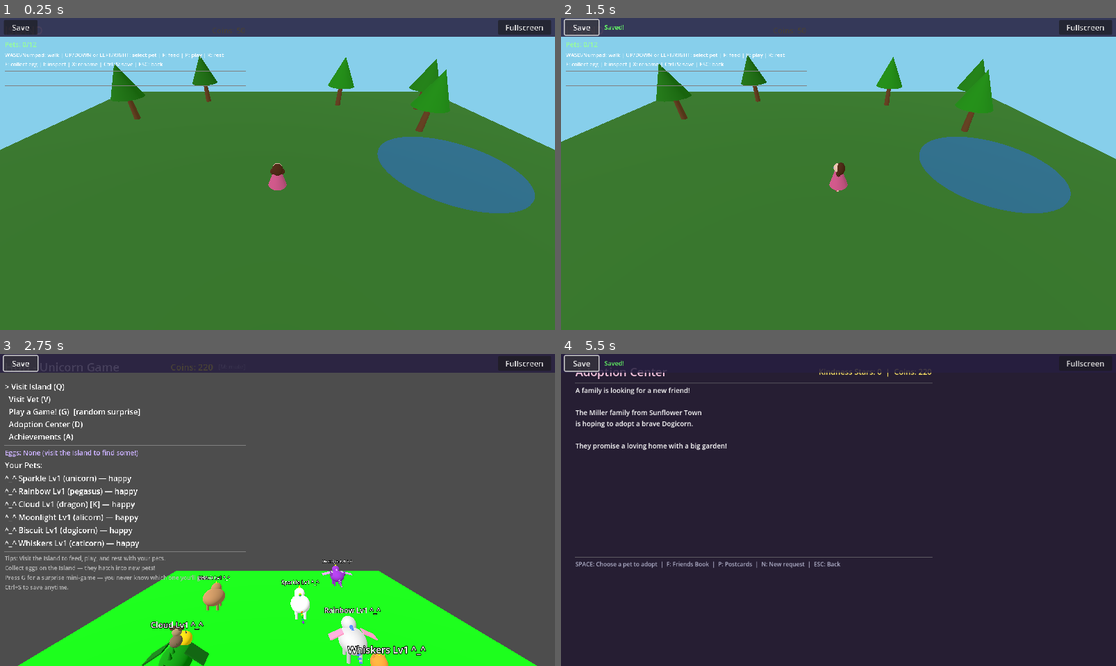
Above: before the commit, frames 1-4 (two rows, left to right).
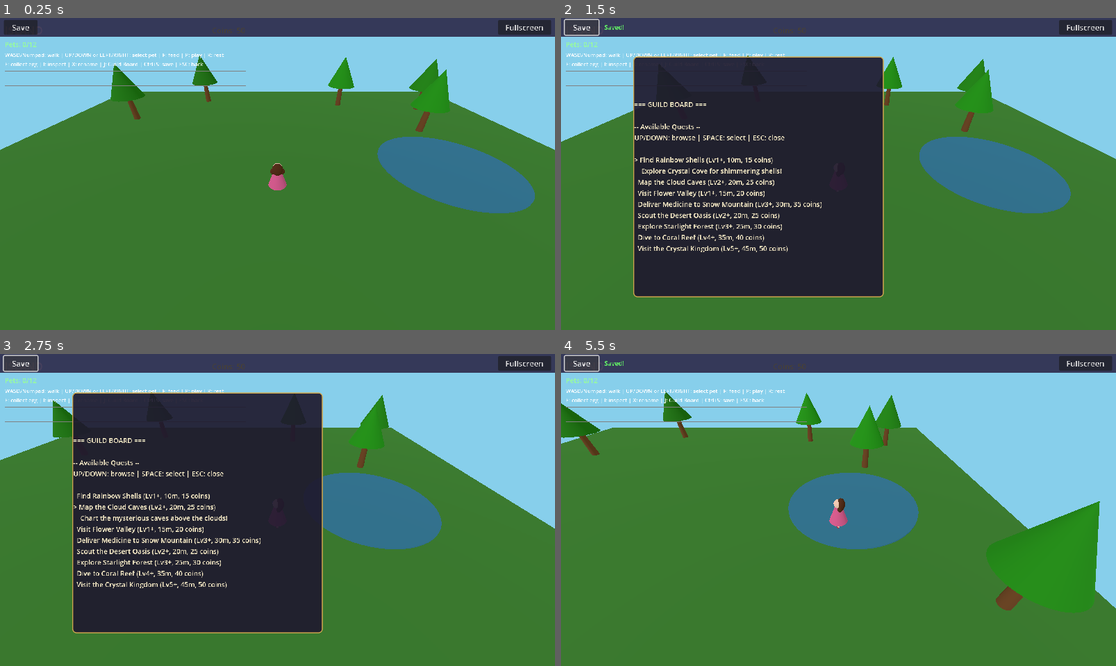
Above: after the commit, the same moments.

Repository: cooneycw/unicorn-game
Game: Godot game, scene res://scenes/Island.tscn
The game is run twice, just before and just after one commit, with the same random seed, the same clock (stepped at 60 frames per second) and the same inputs. This scene is started directly instead of the project's main scene.
Inputs:
- Up to frame 1 (0.25 s): no input
- Up to frame 2 (1.5 s): click "Save" at 0.5 s; hold D from 1.28 s (still down); tap J at 1.35 s
- Up to frame 3 (2.75 s): tap Backspace at 1.55, 2.1 s; release D at 2.03 s; hold Down from 2.03 s (still down); tap B at 2.3 s
- Up to frame 4 (5.5 s): release Down at 2.75 s; click "Save" at 2.75 s; hold D 3.53-4.25 s; tap B at 3.6 s; tap E at 3.8, 5.1 s; click "Save" at 4.25 s; hold Up from 5.03 s (still down); tap J at 5.3 s

The runs differ from the first frame. In frame 1, 0.1% of the frame differs, in the area x 18-37%, y 14-16%; in frame 2, 35%; in frame 3, 94%; in frame 4, 99%, in the area x 0-100%, y 0-100%.

Commit message:
feat(journeys): add Adventure Journeys system with Guild Board UI (Closes #27)
Pets can now be sent on timed quests (10-45 min real time) via the Guild Board
on the Island. 8 themed quests with level requirements, mid-journey postcards,
and coin/XP rewards on return. Journey state persists across save/load.

- GameManager: quest catalog, journey lifecycle, postcard system, rewards
- Island: 3D Guild Board signpost, overlay panel UI (J key), quest/pet selection
- Main: journey return notifications on Hub load
- SaveManager: persist active_journeys array
- AchievementManager: "First Explorer" achievement for first journey sent
- CLAUDE.md: updated docs with journey controls and conventions

Co-Authored-By: Claude Opus 4.6 <noreply@anthropic.com>

Diff:
--- a/scripts/AchievementManager.gd
+++ b/scripts/AchievementManager.gd
@@ -23,6 +23,7 @@
 	"word_master": {"name": "Word Master", "desc": "Get 10 correct on Hard spelling", "reward": 50},
 	"kind_heart": {"name": "Kind Heart", "desc": "Adopt your first pet to a loving family", "reward": 25},
 	"adoption_hero": {"name": "Adoption Hero", "desc": "Find homes for 5 pets", "reward": 75},
+	"first_explorer": {"name": "First Explorer", "desc": "Send a pet on an adventure journey", "reward": 25},
 }
 
 var _unlocked: Array = []
@@ -150,6 +151,9 @@
 	if total_adopted >= 5:
 		_try_unlock("adoption_hero")
 
+func check_journey_sent():
+	_try_unlock("first_explorer")
+
 func _try_unlock(achievement_id: String):
 	if achievement_id in _unlocked:
 		return
--- a/scripts/GameManager.gd
+++ b/scripts/GameManager.gd
@@ -8,11 +8,22 @@
 signal welcome_back(message: String)
 signal pet_leveled_up(pet_id: int, new_level: int)
 signal pet_added(pet_id: int)
+signal pet_returned_from_journey(pet_id: int, quest_name: String, rewards: Dictionary)
+signal postcard_received(pet_name: String, message: String)
 
 var pets = {}
 var coins: int = 50
 var total_coins_earned: int = 0
 var current_location = "hub"
+
+# Adventure journeys — pets currently on quests
+# Each entry: { "pet_id": int, "quest_id": String, "quest_name": String,
+#   "depart_time": float, "return_time": float, "postcards_sent": int,
+#   "next_postcard_time": float }
+var active_journeys: Array = []
+
+# Pending return notifications — checked on Hub load
+var journey_returns: Array = []  # Array of { "pet_id", "quest_name", "rewards" }
 
 var _next_pet_id: int = 1
 var _decay_timer: float = 0.0
@@ -91,6 +102,8 @@
 func _ready():
 	_load_saved_data()
 
+var _journey_check_timer: float = 0.0
+
 func _process(delta: float):
 	total_play_time += delta
 
@@ -101,6 +114,12 @@
 
 	# Tick egg hatch timers
 	_tick_eggs(delta)
+
+	# Check journey returns every 10 seconds (uses Unix time, no need for frequent checks)
+	_journey_check_timer += delta
+	if _journey_check_timer >= 10.0:
+		_journey_check_timer = 0.0
+		_tick_journeys()
 
 func _load_saved_data():
 	var save_manager = get_tree().root.get_node_or_null("SaveManager")
@@ -192,6 +211,22 @@
 			"read": bool(pc.get("read", false)),
 		})
 
+	# Restore active journeys
+	var saved_journeys = data.get("active_journeys", [])
+	active_journeys = []
+	for j in saved_journeys:
+		active_journeys.append({
+			"pet_id": int(j.get("pet_id", 0)),
+			"quest_id": str(j.get("quest_id", "")),
+			"quest_name": str(j.get("quest_name", "")),
+			"theme": str(j.get("theme", "beach")),
+			"coin_reward": int(j.get("coin_reward", 20)),
+			"depart_time": float(j.get("depart_time", 0)),
+			"return_time": float(j.get("return_time", 0)),
+			"postcards_sent": int(j.get("postcards_sent", 0)),
+			"next_postcard_time": float(j.get("next_postcard_time", 0)),
+		})
+
 	# Restore achievements
 	var achievement_mgr = get_tree().root.get_node_or_null("AchievementManager")
 	if achievement_mgr:
@@ -559,3 +594,210 @@
 		if not postcards[index]["read"]:
 			postcards[index]["read"] = true
 			modify_coins(postcards[index]["coins"])
+
+# --- Adventure Journeys ---
+
+# Quest catalog — id, name, description, duration_minutes, min_level, theme
+const QUEST_CATALOG: Array = [
+	{"id": "rainbow_shells", "name": "Find Rainbow Shells", "desc": "Explore Crystal Cove for shimmering shells!", "duration": 10, "min_level": 1, "theme": "beach", "coin_reward": 15},
+	{"id": "cloud_caves", "name": "Map the Cloud Caves", "desc": "Chart the mysterious caves above the clouds!", "duration": 20, "min_level": 2, "theme": "sky", "coin_reward": 25},
+	{"id": "flower_valley", "name": "Visit Flower Valley", "desc": "A beautiful valley full of magical blooms!", "duration": 15, "min_level": 1, "theme": "garden", "coin_reward": 20},
+	{"id": "snow_mountain", "name": "Deliver Medicine to Snow Mountain", "desc": "Help the animals on the snowy peaks!", "duration": 30, "min_level": 3, "theme": "mountain", "coin_reward": 35},
+	{"id": "desert_oasis", "name": "Scout the Desert Oasis", "desc": "Find the hidden oasis in the golden sands!", "duration": 20, "min_level": 2, "theme": "desert", "coin_reward": 25},
+	{"id": "starlight_forest", "name": "Explore Starlight Forest", "desc": "A forest that glows at night with magical starlight!", "duration": 25, "min_level": 3, "theme": "forest", "coin_reward": 30},
+	{"id": "coral_reef", "name": "Dive to Coral Reef", "desc": "Discover the colorful underwater world!", "duration": 35, "min_level": 4, "theme": "ocean", "coin_reward": 40},
+	{"id": "crystal_kingdom", "name": "Visit the Crystal Kingdom", "desc": "A kingdom made entirely of sparkling crystals!", "duration": 45, "min_level": 5, "theme": "crystal", "coin_reward": 50},
+]
+
+# Postcard templates per theme
+const POSTCARD_TEMPLATES: Dictionary = {
+	"beach": [
+		"%s found a beautiful seashell!",
+		"%s is splashing in the waves!",
+		"%s built a sandcastle!",
+	],
+	"sky": [
+		"%s is flying above the clouds!",
+		"%s found a hidden cave entrance!",
+		"%s made friends with a cloud sprite!",
+	],
+	"garden": [
+		"%s is rolling in the flowers!",
+		"%s found a rare golden bloom!",
+		"%s is chasing butterflies!",
+	],
+	"mountain": [
+		"%s reached the snowy peak!",
+		"%s helped a lost mountain goat!",
+		"%s is sledding down a hill!",
+	],
+	"desert": [
+		"%s found the hidden oasis!",
+		"%s rode a sand dune!",
+		"%s spotted a mirage!",
+	],
+	"forest": [
+		"%s is watching the fireflies!",
+		"%s found a glowing mushroom!",
+		"%s heard a magical owl singing!",
+	],
+	"ocean": [
+		"%s is swimming with colorful fish!",
+		"%s found a treasure chest!",
+		"%s met a friendly sea turtle!",
+	],
+	"crystal": [
+		"%s is amazed by the crystal towers!",
+		"%s found a magic crystal shard!",
+		"%s met the Crystal Guardian!",
+	],
+}
+
+func get_available_quests() -> Array:
+	var available = []
+	for quest in QUEST_CATALOG:
+		# Check if any pet is already on this quest
+		var in_progress = false
+		for journey in active_journeys:
+			if journey["quest_id"] == quest["id"]:
+				in_progress = true
+				break
+		if not in_progress:
+			available.append(quest)
+	return available
+
+func get_eligible_pets_for_quest(quest: Dictionary) -> Array:
+	var eligible = []
+	for pet_id in pets.keys():
+		var pet = pets[pet_id]
+		if pet.get("status", 0) != 0:  # not ACTIVE
+			continue
+		if pet["level"] < quest["min_level"]:
+			continue
+		eligible.append(pet_id)
+	return eligible
+
+func send_pet_on_journey(pet_id: int, quest: Dictionary) -> bool:
+	if pet_id not in pets:
+		return false
+	var pet = pets[pet_id]
+	if pet.get("status", 0) != 0:
+		return false
+	if pet["level"] < quest["min_level"]:
+		return false
+
+	var pop_manager = get_tree().root.get_node_or_null("PetPopulationManager")
+	if pop_manager:
+		pop_manager.transition_pet(pet_id, 1)  # ON_JOURNEY
+
+	var now = Time.get_unix_time_from_system()
+	var duration_seconds = quest["duration"] * 60.0
+	var postcard_interval = duration_seconds / 3.0  # send ~2 postcards during journey
+
+	active_journeys.append({
+		"pet_id": pet_id,
+		"quest_id": quest["id"],
+		"quest_name": quest["name"],
+		"theme": quest["theme"],
+		"coin_reward": quest["coin_reward"],
+		"depart_time": now,
+		"return_time": now + duration_seconds,
+		"postcards_sent": 0,
+		"next_postcard_time": now + postcard_interval,
+	})
+
+	return true
+
+func _tick_journeys():
+	var now = Time.get_unix_time_from_system()
+	var completed_indices: Array = []
+
+	for i in range(active_journeys.size()):
+		var journey = active_journeys[i]
+		var pet_id = journey["pet_id"]
+
+		# Check for postcard
+		if now >= journey["next_postcard_time"] and journey["postcards_sent"] < 2:
+			var pet = pets.get(pet_id, null)
+			if pet:
+				var theme = journey["theme"]
+				var templates = POSTCARD_TEMPLATES.get(theme, ["%s is having an adventure!"])
+				var msg = templates[randi() % templates.size()] % pet["name"]
+				postcard_received.emit(pet["name"], msg)
+				journey["postcards_sent"] += 1
+				var remaining = journey["return_time"] - now
+				journey["next_postcard_time"] = now + remaining / 2.0
+
+		# Check for return
+		if now >= journey["return_time"]:
+			completed_indices.append(i)
+
+	# Process returns (reverse order to preserve indices)
+	completed_indices.reverse()
+	for i in completed_indices:
+		_complete_journey(i)
+
+func _complete_journey(index: int):
+	var journey = active_journeys[index]
+	var pet_id = journey["pet_id"]
+	active_journeys.remove_at(index)
+
+	if pet_id not in pets:
+		return
+
+	var pet = pets[pet_id]
+	var level = pet["level"]
+
+	# Calculate rewards — higher level = better rewards
+	var base_coins = journey.get("coin_reward", 20)
+	var bonus_coins = level * 3
+	var total_coins = base_coins + bonus_coins
+	var xp_reward = 15 + level * 5
+
+	# Transition back to active
+	var pop_manager = get_tree().root.get_node_or_null("PetPopulationManager")
+	if pop_manager:
+		pop_manager.transition_pet(pet_id, 0)  # ACTIVE
+
+	# Apply rewards
+	modify_coins(total_coins)
+	add_xp(pet_id, xp_reward)
+	modify_stat(pet_id, "happiness", 20)
+
+	var rewards = {
+		"coins": total_coins,
+		"xp": xp_reward,
+		"quest_name": journey["quest_name"],
+	}
+
+	journey_returns.append({
+		"pet_id": pet_id,
+		"pet_name": pet["name"],
+		"quest_name": journey["quest_name"],
+		"rewards": rewards,
+	})
+
+	pet_returned_from_journey.emit(pet_id, journey["quest_name"], rewards)
+
+	# Check achievement
+	var achievement_mgr = get_tree().root.get_node_or_null("AchievementManager")
+	if achievement_mgr:
+		achievement_mgr.check_journey_sent()
+
+func get_journey_for_pet(pet_id: int) -> Dictionary:
+	for journey in active_journeys:
+		if journey["pet_id"] == pet_id:
+			return journey
+	return {}
+
+func get_journey_time_remaining(pet_id: int) -> float:
+	var journey = get_journey_for_pet(pet_id)
+	if journey.is_empty():
+		return 0.0
+	var now = Time.get_unix_time_from_system()
+	return maxf(0.0, journey["return_time"] - now)
+
+func pop_journey_returns() -> Array:
+	var returns = journey_returns.duplicate()
+	journey_returns.clear()
+	return returns
--- a/scripts/Island.gd
+++ b/scripts/Island.gd
@@ -26,6 +26,21 @@
 var _rename_buffer: String = ""
 var _rename_label: Label
 
+# Guild Board (Adventure Journeys)
+var _guild_board_open: bool = false
+var _guild_panel: PanelContainer
+var _guild_label: Label
+var _guild_quest_index: int = 0
+var _available_quests: Array = []
+var _guild_state: String = "quest_select"  # "quest_select" or "pet_select"
+var _selected_quest: Dictionary = {}
+var _eligible_pets: Array = []
+var _guild_pet_index: int = 0
+
+# Postcard notification
+var _postcard_label: Label
+var _postcard_timer: float = 0.0
+
 # Egg spawning
 var _egg_spawn_timer: float = 0.0
 var _egg_spawn_interval: float = 0.0  # randomized on ready
@@ -82,11 +97,13 @@
 	_create_clouds_3d()
 	_create_sun_moon()
 	_create_rain_system()
+	_create_guild_board()
 	_spawn_all_pets()
 	_create_ui()
 
 	game_manager.pet_stat_changed.connect(_on_stat_changed)
 	game_manager.coins_changed.connect(_on_coins_changed)
+	game_manager.postcard_received.connect(_on_postcard_received)
 
 	if pet_ids.size() > 0:
 		_highlight_selected()
@@ -302,6 +319,48 @@
 
 	add_child(_rain_particles)
 
+func _create_guild_board():
+	# Physical signpost on the Island — a wooden board near the edge
+	var board_root = Node3D.new()
+	board_root.position = Vector3(-8, -1, 8)
+	board_root.name = "GuildBoard"
+
+	# Post (vertical cylinder)
+	var post = MeshInstance3D.new()
+	var post_mesh = CylinderMesh.new()
+	post_mesh.top_radius = 0.08
+	post_mesh.bottom_radius = 0.1
+	post_mesh.height = 2.0
+	post.mesh = post_mesh
+	post.position.y = 1.0
+	var post_mat = StandardMaterial3D.new()
+	post_mat.albedo_color = Color(0.45, 0.3, 0.15)
+	post.material_override = post_mat
+	board_root.add_child(post)
+
+	# Board face (flat box)
+	var board = MeshInstance3D.new()
+	var board_mesh = BoxMesh.new()
+	board_mesh.size = Vector3(1.2, 0.8, 0.06)
+	board.mesh = board_mesh
+	board.position = Vector3(0, 1.8, 0)
+	var board_mat = StandardMaterial3D.new()
+	board_mat.albedo_color = Color(0.65, 0.5, 0.3)
+	board.material_override = board_mat
+	board_root.add_child(board)
+
+	# Label
+	var label = Label3D.new()
+	label.text = "Guild Board [J]"
+	label.font_size = 40
+	label.position = Vector3(0, 2.5, 0)
+	label.billboard = BaseMaterial3D.BILLBOARD_ENABLED
+	label.no_depth_test = true
+	label.modulate = Color(1.0, 0.9, 0.5)
+	board_root.add_child(label)
+
+	add_child(board_root)
+
 func _build_girl_model(root: Node3D):
 	# Dress / body (cone shape — cute simple dress)
 	var dress = MeshInstance3D.new()
@@ -568,7 +627,7 @@
 
 	# Instructions — split into two lines so they don't overflow
 	_instructions_label = Label.new()
-	_instructions_label.text = "WASD/Numpad: walk | UP/DOWN or LEFT/RIGHT: select pet | F: feed | P: play | R: rest\nE: collect egg | I: inspect | X: rename | Ctrl+S: save | ESC: back"
+	_instructions_label.text = "WASD/Numpad: walk | UP/DOWN or LEFT/RIGHT: select pet | F: feed | P: play | R: rest\nE: collect egg | I: inspect | X: rename | J: Guild Board | Ctrl+S: save | ESC: back"
 	_instructions_label.add_theme_font_size_override("font_size", 11)
 	vbox.add_child(_instructions_label)
 
@@ -601,6 +660,32 @@
 	_rename_label.add_theme_color_override("font_color", Color(0.4, 1.0, 0.4))
 	_rename_label.visible = false
 	ui.add_child(_rename_label)
+
+	# Guild Board overlay panel (hidden by default)
+	_guild_panel = PanelContainer.new()
+	_guild_panel.position = Vector2(150, 80)
+	_guild_panel.size = Vector2(520, 500)
+	_guild_panel.visible = false
+	var panel_style = StyleBoxFlat.new()
+	panel_style.bg_color = Color(0.12, 0.1, 0.18, 0.92)
+	panel_style.border_color = Color(0.8, 0.65, 0.3)
+	panel_style.set_border_width_all(2)
+	panel_style.set_corner_radius_all(8)
+	_guild_panel.add_theme_stylebox_override("panel", panel_style)
+	ui.add_child(_guild_panel)
+
+	_guild_label = Label.new()
+	_guild_label.add_theme_font_size_override("font_size", 14)
+	_guild_label.add_theme_color_override("font_color", Color(1.0, 0.95, 0.8))
+	_guild_panel.add_child(_guild_label)
+
+	# Postcard notification (bottom-center, hidden by default)
+	_postcard_label = Label.new()
+	_postcard_label.position = Vector2(150, 550)
+	_postcard_label.add_theme_font_size_override("font_size", 16)
+	_postcard_label.add_theme_color_override("font_color", Color(0.9, 0.8, 1.0))
+	_postcard_label.visible = false
+	ui.add_child(_postcard_label)
 
 func _highlight_selected():
 	if pet_ids.size() == 0:
@@ -646,6 +731,12 @@
 		_feedback_timer -= delta
 		if _feedback_timer <= 0:
 			_feedback_label.text = ""
+
+	# Postcard display timer
+	if _postcard_timer > 0:
+		_postcard_timer -= delta
+		if _postcard_timer <= 0:
+			_postcard_label.visible = false
 
 	# Egg spawn timer
 	if not _egg_available:
@@ -966,6 +1057,65 @@
 		if is_action_key and event.is_echo():
 			return
 
+		# Guild Board input handling
+		if _guild_board_open:
+			if event.keycode == KEY_ESCAPE or event.keycode == KEY_J:
+				_close_guild_board()
+				return
+			if _guild_state == "quest_select":
+				if event.keycode == KEY_UP:
+					_guild_quest_index = max(0, _guild_quest_index - 1)
+					_refresh_guild_display()
+					return
+				if event.keycode == KEY_DOWN:
+					_guild_quest_index = min(_available_quests.size() - 1, _guild_quest_index + 1)
+					_refresh_guild_display()
+					return
+				if event.keycode == KEY_SPACE or event.keycode == KEY_ENTER:
+					if _available_quests.size() > 0:
+						_selected_quest = _available_quests[_guild_quest_index]
+						_eligible_pets = game_manager.get_eligible_pets_for_quest(_selected_quest)
+						if _eligible_pets.size() == 0:
+							_show_feedback("No pets meet the level requirement for this quest!")
+							return
+						_guild_state = "pet_select"
+						_guild_pet_index = 0
+						_refresh_guild_display()
+					return
+			elif _guild_state == "pet_select":
+				if event.keycode == KEY_BACKSPACE:
+					_guild_state = "quest_select"
+					_refresh_guild_display()
+					return
+				if event.keycode == KEY_UP:
+					_guild_pet_index = max(0, _guild_pet_index - 1)
+					_refresh_guild_display()
+					return
+				if event.keycode == KEY_DOWN:
+					_guild_pet_index = min(_eligible_pets.size() - 1, _guild_pet_index + 1)
+					_refresh_guild_display()
+					return
+				if event.keycode == KEY_SPACE or event.keycode == KEY_ENTER:
+					if _eligible_pets.size() > 0:
+						var chosen_pet_id = _eligible_pets[_guild_pet_index]
+						var success = game_manager.send_pet_on_journey(chosen_pet_id, _selected_quest)
+						if success:
+							var pet_name = game_manager.pets[chosen_pet_id]["name"]
+							_show_feedback("%s set off on '%s'! Check back later." % [pet_name, _selected_quest["name"]])
+							# Check achievement
+							var achievement_mgr = get_tree().root.get_node_or_null("AchievementManager")
+							if achievement_mgr:
+								achievement_mgr.check_journey_sent()
+							if audio_manager:
+								audio_manager.play_sfx("coin")
+							# Remove pet from Island scene
+							_remove_pet_from_scene(chosen_pet_id)
+							_close_guild_board()
+						else:
+							_show_feedback("Could not send pet on journey.")
+					return
+			return
+
 		# Rename mode input handling
 		if _renaming:
 			if event.keycode == KEY_ESCAPE:
@@ -1038,3 +1188,79 @@
 		if event.keycode == KEY_I:
 			_inspect_pet()
 			return
+
+		if event.keycode == KEY_J:
+			_open_guild_board()
+			return
+
+func _open_guild_board():
+	_available_quests = game_manager.get_available_quests()
+	_guild_quest_index = 0
+	_guild_state = "quest_select"
+	_guild_board_open = true
+	_guild_panel.visible = true
+	_refresh_guild_display()
+
+func _close_guild_board():
+	_guild_board_open = false
+	_guild_panel.visible = false
+
+func _refresh_guild_display():
+	var text = "=== GUILD BOARD ===\n\n"
+
+	# Show active journeys at top
+	if game_manager.active_journeys.size() > 0:
+		text += "-- Pets On Journeys --\n"
+		for journey in game_manager.active_journeys:
+			var pet = game_manager.pets.get(journey["pet_id"], null)
+			if pet:
+				var remaining = game_manager.get_journey_time_remaining(journey["pet_id"])
+				var mins = ceili(remaining / 60.0)
+				text += "  %s -> %s (%dm left)\n" % [pet["name"], journey["quest_name"], mins]
+		text += "\n"
+
+	if _guild_state == "quest_select":
+		text += "-- Available Quests --\n"
+		text += "UP/DOWN: browse | SPACE: select | ESC: close\n\n"
+		if _available_quests.size() == 0:
+			text += "  No quests available right now.\n"
+		else:
+			for i in range(_available_quests.size()):
+				var quest = _available_quests[i]
+				var prefix = "> " if i == _guild_quest_index else "  "
+				text += "%s%s (Lv%d+, %dm, %d coins)\n" % [prefix, quest["name"], quest["min_level"], quest["duration"], quest["coin_reward"]]
+				if i == _guild_quest_index:
+					text += "    %s\n" % quest["desc"]
+
+	elif _guild_state == "pet_select":
+		text += "-- Select a Pet for: %s --\n" % _selected_quest["name"]
+		text += "UP/DOWN: browse | SPACE: confirm | BACKSPACE: back\n\n"
+		for i in range(_eligible_pets.size()):
+			var pid = _eligible_pets[i]
+			var pet = game_manager.pets[pid]
+			var prefix = "> " if i == _guild_pet_index else "  "
+			text += "%s%s Lv%d (%s)\n" % [prefix, pet["name"], pet["level"], pet["type"]]
+
+	_guild_label.text = text
+
+func _remove_pet_from_scene(pet_id: int):
+	for i in range(pet_ids.size()):
+		if pet_ids[i] == pet_id:
+			var pet_node = pets_in_scene[i]
+			pet_node.queue_free()
+			pets_in_scene.remove_at(i)
+			pet_ids.remove_at(i)
+			# Fix selection index
+			if selected_pet_index >= pet_ids.size():
+				selected_pet_index = max(0, pet_ids.size() - 1)
+			_highlight_selected()
+			_update_stats_display()
+			_update_pop_display()
+			break
+
+func _on_postcard_received(pet_name: String, message: String):
+	_postcard_label.text = "Postcard from %s: %s" % [pet_name, message]
+	_postcard_label.visible = true
+	_postcard_timer = 6.0
+	if audio_manager:
+		audio_manager.play_sfx("menu_select")
--- a/scripts/Main.gd
+++ b/scripts/Main.gd
@@ -44,6 +44,21 @@
 	var welcome_msg = game_manager.get_welcome_message()
 	if welcome_msg != "":
 		_welcome_label.text = welcome_msg
+		_welcome_label.visible = true
+
+	# Show journey return notifications
+	var returns = game_manager.pop_journey_returns()
+	if returns.size() > 0:
+		var return_msg = ""
+		for ret in returns:
+			return_msg += "%s returned from '%s'! (+%d coins, +%d XP)\n" % [
+				ret["pet_name"], ret["quest_name"],
+				ret["rewards"]["coins"], ret["rewards"]["xp"]
+			]
+		if _welcome_label.text != "":
+			_welcome_label.text += "\n" + return_msg
+		else:
+			_welcome_label.text = return_msg
 		_welcome_label.visible = true
 
 	# Check achievements on hub load
--- a/scripts/SaveManager.gd
+++ b/scripts/SaveManager.gd
@@ -43,6 +43,7 @@
 		"kindness_stars": gm.kindness_stars,
 		"adopted_registry": gm.adopted_registry,
 		"postcards": gm.postcards,
+		"active_journeys": gm.active_journeys,
 	}
 
 	var file = FileAccess.open(SAVE_PATH, FileAccess.WRITE)
Not shown, changed: CLAUDE.md
